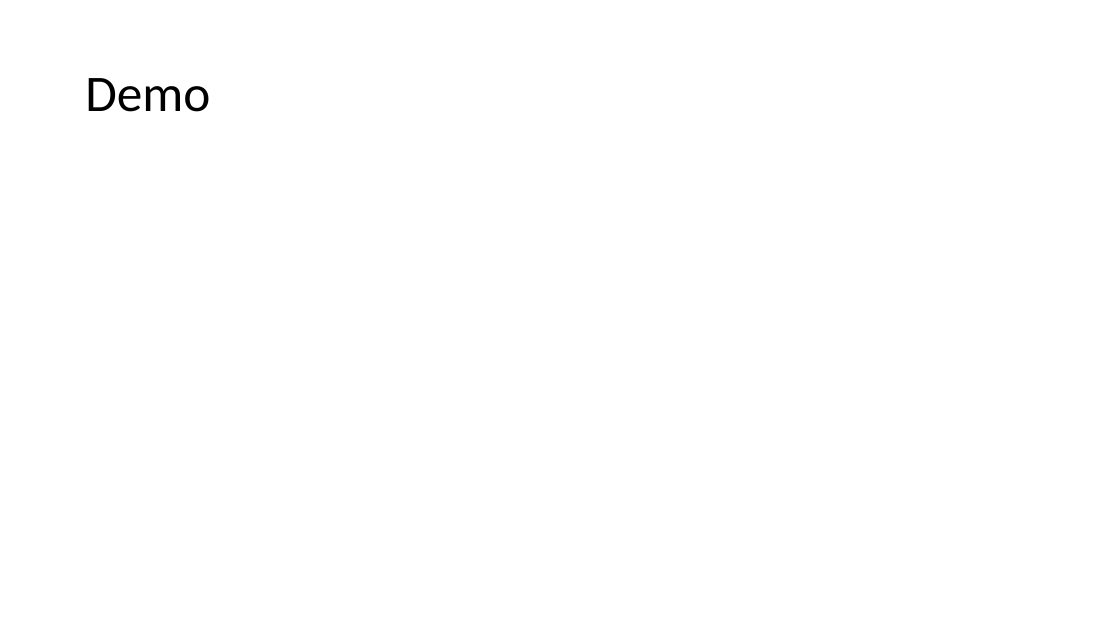
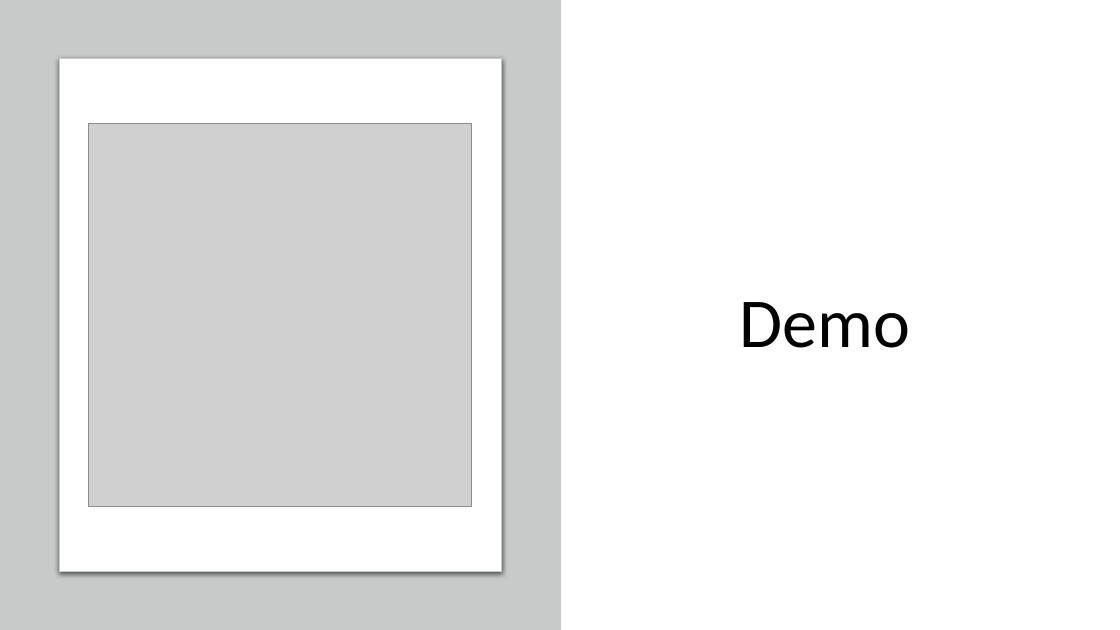
Before and after one commit to ishitamehta2604/Monte-Carlo-Simulation, a slide deck: slide 5 of BlackJack.pptx (slide 6 before the commit). Drawn at 1120x630 pixels with LibreOffice and Linux fonts; fonts in the diff are those of the drawing; grey boxes stand for pictures. Boxes give left, top, right and bottom in pixels: in the first picture for what was removed or moved away, otherwise in the second. Text is boxed around its words. In the diff, an @@ line names an element or a change of style, - is before the commit and + after.

```diff
--- a/BlackJack.pptx
+++ b/BlackJack.pptx
@@ rectangle added at (x1=0, y1=0, x2=561, y2=630), fill #C8CACA @@
@@ rounded rectangle added at (x1=60, y1=59, x2=502, y2=571), fill #FFFFFF, outline #C8CACA 0.75 pt @@
@@ title "Demo" moved from (x1=85, y1=78, x2=210, y2=112) to (x1=740, y1=302, x2=911, y2=348) @@
@@ title "Demo" at (x1=740, y1=302, x2=911, y2=348): size 44 to 60 pt; alignment left to centre; vertical alignment middle to bottom @@
@@ picture added at (x1=89, y1=124, x2=472, y2=507) @@
```
Also in this commit, not shown: 5 other slides changed, 2 slides added, 3 slides removed, 1 other file.
